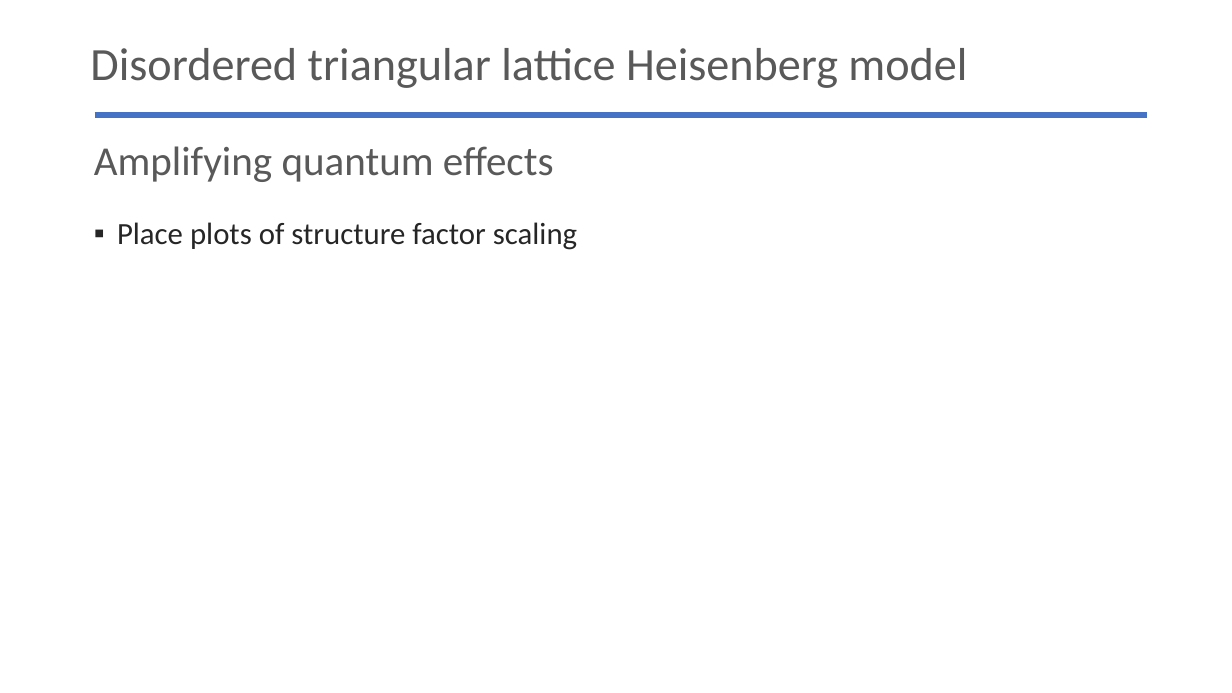
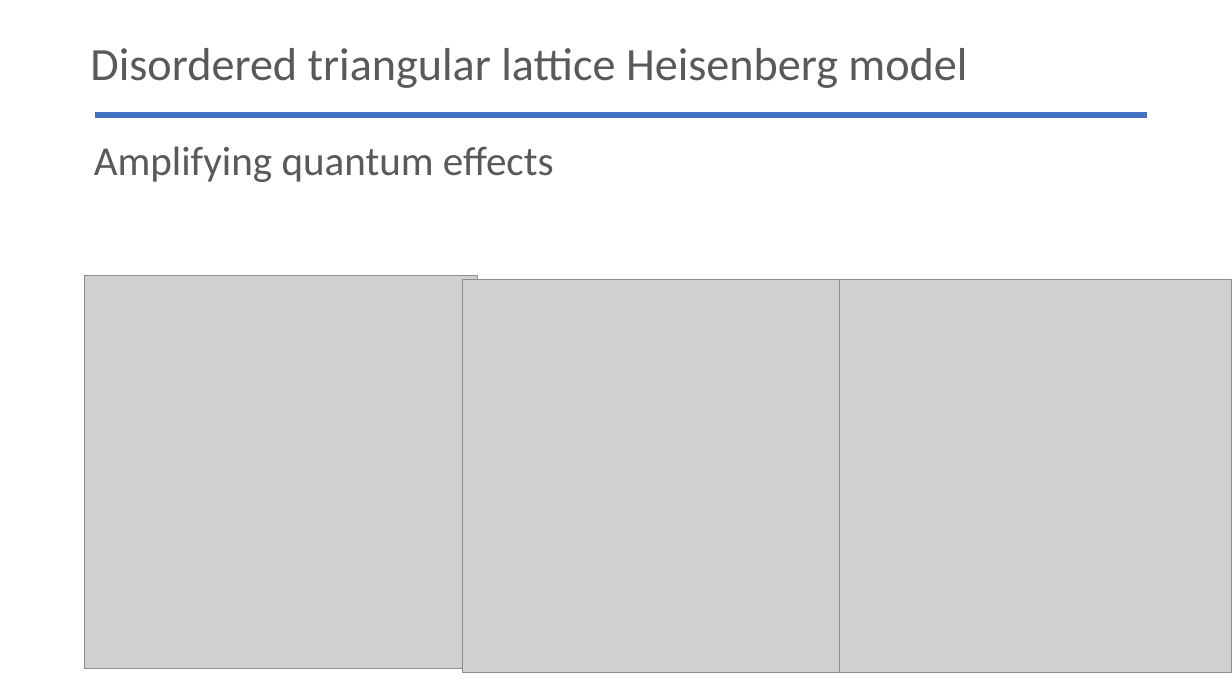
Before and after one commit to glacieant/disordered_triangular_swt, a slide deck: slide 30 of talk/disordered_non-collinear_magnet.pptx. Drawn at 1232x693 pixels with LibreOffice and Linux fonts; fonts in the diff are those of the drawing; grey boxes stand for pictures. Boxes give left, top, right and bottom in pixels: in the first picture for what was removed or moved away, otherwise in the second. Text is boxed around its words. In the diff, an @@ line names an element or a change of style, - is before the commit and + after.

```diff
--- a/talk/disordered_non-collinear_magnet.pptx
+++ b/talk/disordered_non-collinear_magnet.pptx
@@ text removed at <box>117,222,577,250</box> @@
-▪ Place plots of structure factor scaling
@@ picture added at <box>85,276,478,669</box> @@
@@ picture added at <box>462,280,855,673</box> @@
@@ picture added at <box>840,280,1232,673</box> @@
```
Also in this commit, not shown: 12 other slides changed, 3 slides added, 1 slide removed, 10 other files.
